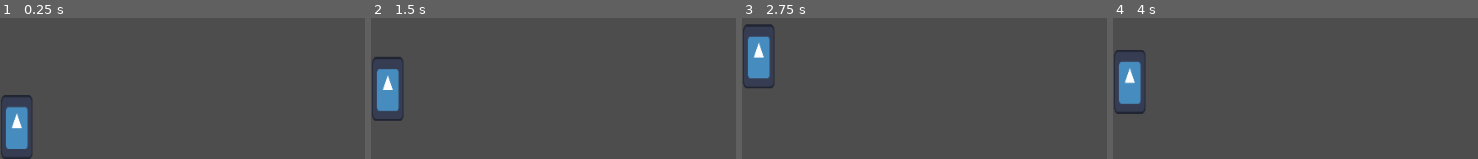
Above: before the commit, frames 1-4 (left to right).
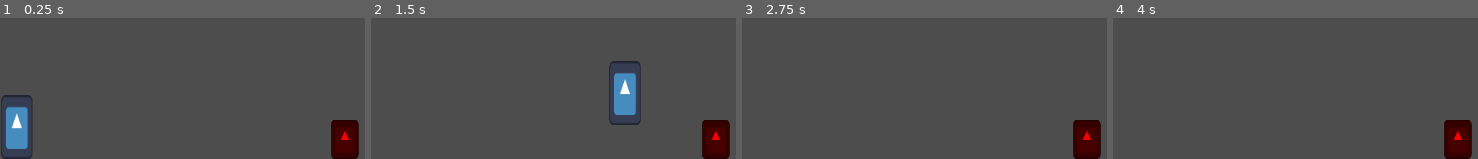
Above: after the commit, the same moments.

Repository: Pompano74/GameJam
Game: Godot game, scene res://Level/Maps/test_level_player.tscn
The game is run twice, just before and just after one commit, with the same random seed, the same clock (stepped at 60 frames per second) and the same inputs. The engine's default icon, where the game draws it, is replaced by a stand-in: a white triangle on a blue panel in a dark square.
Inputs:
- Up to frame 1 (0.25 s): no input
- Up to frame 2 (1.5 s): tap Enter (ui_accept) at 0.5, 0.6 s; hold D (move_right) from 0.53 s (still down); tap Space (jump) at 0.77, 0.8, 1.07, 1.35 s
- Up to frame 3 (2.75 s): tap Space (jump) at 1.52, 1.82, 2.3 s; tap Enter (ui_accept) at 1.55, 2.1 s; release D (move_right) at 2.03 s; hold A (move_left) from 2.03 s (still down)
- Up to frame 4 (4 s): release A (move_left) at 2.78 s; hold D (move_right) from 2.78 s (still down); tap Enter (ui_accept) at 2.85 s; tap Space (jump) at 3.02, 3.32, 3.6, 3.77 s

The runs differ from the first frame. In frame 1, 2.1% of the frame differs, in the area x 90-99%, y 72-100%; in frame 2, 6.9%, in the area x 0-99%, y 27-100%; in frame 3, 4.4%; in frame 4, 4.5%.

Commit message:
création kill_zone

Diff:
--- a/Level/Maps/test_level_player.tscn
+++ b/Level/Maps/test_level_player.tscn
@@ -1,6 +1,7 @@
-[gd_scene load_steps=3 format=3 uid="uid://d3gvh5rqqcudu"]
+[gd_scene load_steps=4 format=3 uid="uid://d3gvh5rqqcudu"]
 
 [ext_resource type="PackedScene" uid="uid://dynw8drhp8bjg" path="res://Level/Player/Player.tscn" id="1_ky5d2"]
+[ext_resource type="PackedScene" uid="uid://7j41jpon30lu" path="res://Level/Object/kill_zone.tscn" id="2_cjdev"]
 
 [sub_resource type="WorldBoundaryShape2D" id="WorldBoundaryShape2D_ky5d2"]
 
@@ -41,3 +42,7 @@
 
 [node name="CollisionShape2D" type="CollisionShape2D" parent="collisions/floor"]
 shape = SubResource("WorldBoundaryShape2D_ky5d2")
+
+[node name="KillZone" parent="." instance=ExtResource("2_cjdev")]
+position = Vector2(398, 0)
+scale = Vector2(1.02133, 1.47452)
--- /dev/null
+++ b/Level/Object/kill_zone.gd
@@ -0,0 +1,7 @@
+extends Node2D
+
+
+
+
+func _on_area_2d_body_entered(body):
+	body.queue_free()
--- /dev/null
+++ b/Level/Object/kill_zone.tscn
@@ -0,0 +1,24 @@
+[gd_scene load_steps=4 format=3 uid="uid://7j41jpon30lu"]
+
+[ext_resource type="Texture2D" uid="uid://fwpmt2vknkyx" path="res://icon.svg" id="1_s7g0p"]
+[ext_resource type="Script" uid="uid://c327lqq4k4eq0" path="res://Level/Object/kill_zone.gd" id="1_ylfg6"]
+
+[sub_resource type="RectangleShape2D" id="RectangleShape2D_fxx3n"]
+size = Vector2(32, 32)
+
+[node name="KillZone" type="Node2D"]
+script = ExtResource("1_ylfg6")
+
+[node name="Area2D" type="Area2D" parent="."]
+position = Vector2(16, -16)
+
+[node name="CollisionShape2D" type="CollisionShape2D" parent="Area2D"]
+shape = SubResource("RectangleShape2D_fxx3n")
+
+[node name="Sprite2D" type="Sprite2D" parent="."]
+modulate = Color(0.980392, 0, 0, 1)
+position = Vector2(16, -16)
+scale = Vector2(0.25, 0.25)
+texture = ExtResource("1_s7g0p")
+
+[connection signal="body_entered" from="Area2D" to="." method="_on_area_2d_body_entered"]
--- a/Level/Player/character_body_2d.gd
+++ b/Level/Player/character_body_2d.gd
@@ -9,23 +9,34 @@
 
 func _physics_process(delta):
 
-
-
+	#Gravity change
 	if gravity_direction == Vector2.DOWN:
 		jump_direction = 1
 	elif gravity_direction == Vector2.UP:
 		jump_direction = -1
+
+	if Input.is_action_just_pressed("debug_1"):
+		if gravity_direction == Vector2.DOWN:
+			velocity.y = player_jump_strength * jump_direction
+			gravity_direction = Vector2.UP
+			print("GRAVITY UP")
+		else:
+			velocity.y = player_jump_strength * jump_direction
+			gravity_direction = Vector2.DOWN
+			print("GRAVITY DOWN")
+
+
 	# Add the gravity.
 	if not is_on_floor():
 		velocity += get_gravity() * gravity_direction * delta
 
 	# Handle jump.
-	if Input.is_action_just_pressed("ui_accept") and is_on_floor():
+	if Input.is_action_just_pressed("jump") and is_on_floor():
 		velocity.y = player_jump_strength * jump_direction
 
 	# Get the input direction and handle the movement/deceleration.
 	# As good practice, you should replace UI actions with custom gameplay actions.
-	var direction = Input.get_axis("ui_left", "ui_right")
+	var direction = Input.get_axis("move_left", "move_right")
 	if direction:
 		velocity.x = direction * player_speed
 	else:
Not shown, added: Level/Object/kill_zone.gd.uid
